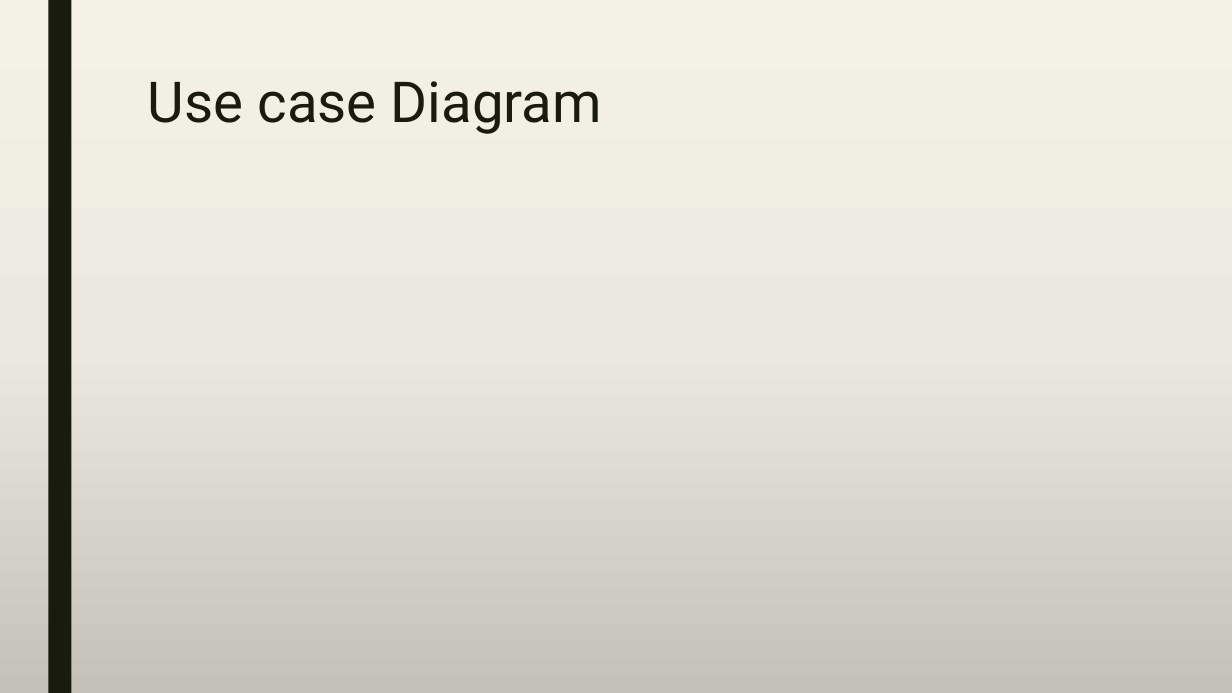
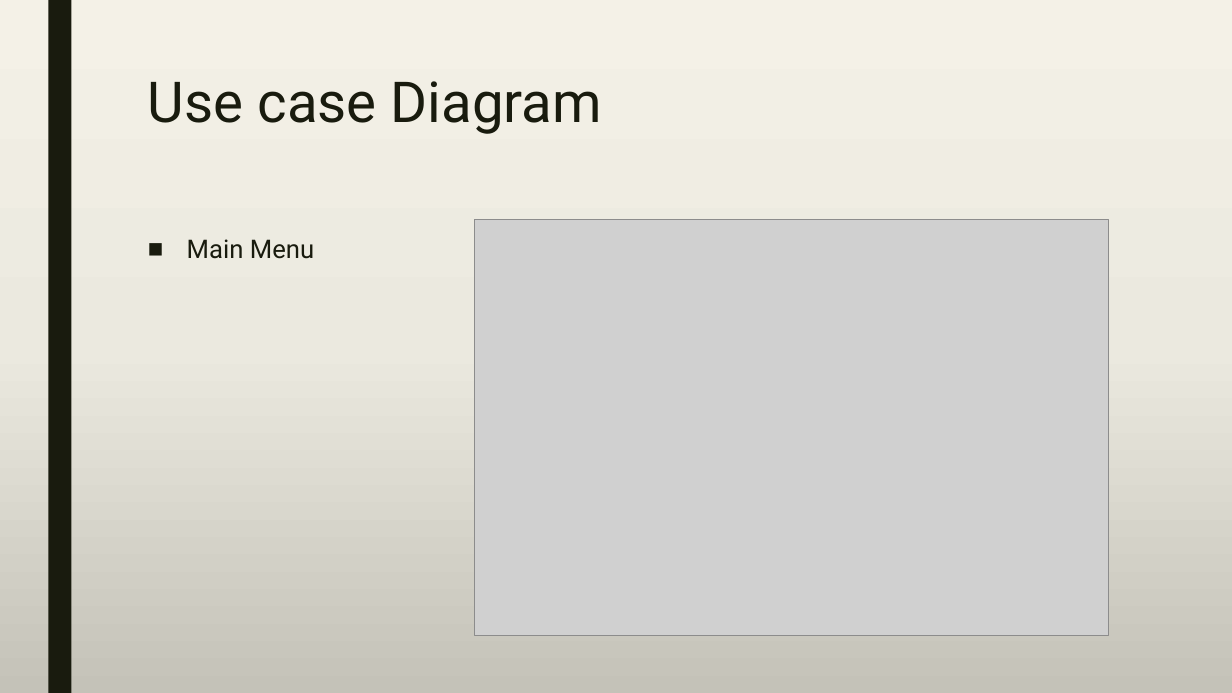
Before and after one commit to A-3li/Capstone, a slide deck: slide 14 of Capstone.pptx (slide 12 before the commit). Drawn at 1232x693 pixels with LibreOffice and Linux fonts; fonts in the diff are those of the drawing; grey boxes stand for pictures. Boxes give left, top, right and bottom in pixels: in the first picture for what was removed or moved away, otherwise in the second. Text is boxed around its words. In the diff, an @@ line names an element or a change of style, - is before the commit and + after.

```diff
--- a/Capstone.pptx
+++ b/Capstone.pptx
@@ text added at box(187, 239, 314, 259), 20 pt, text #191B0E @@
+■ Main Menu
@@ picture added at box(475, 220, 1109, 636) @@
```
Also in this commit, not shown: 6 other slides changed, 4 slides added, 1 slide removed.
